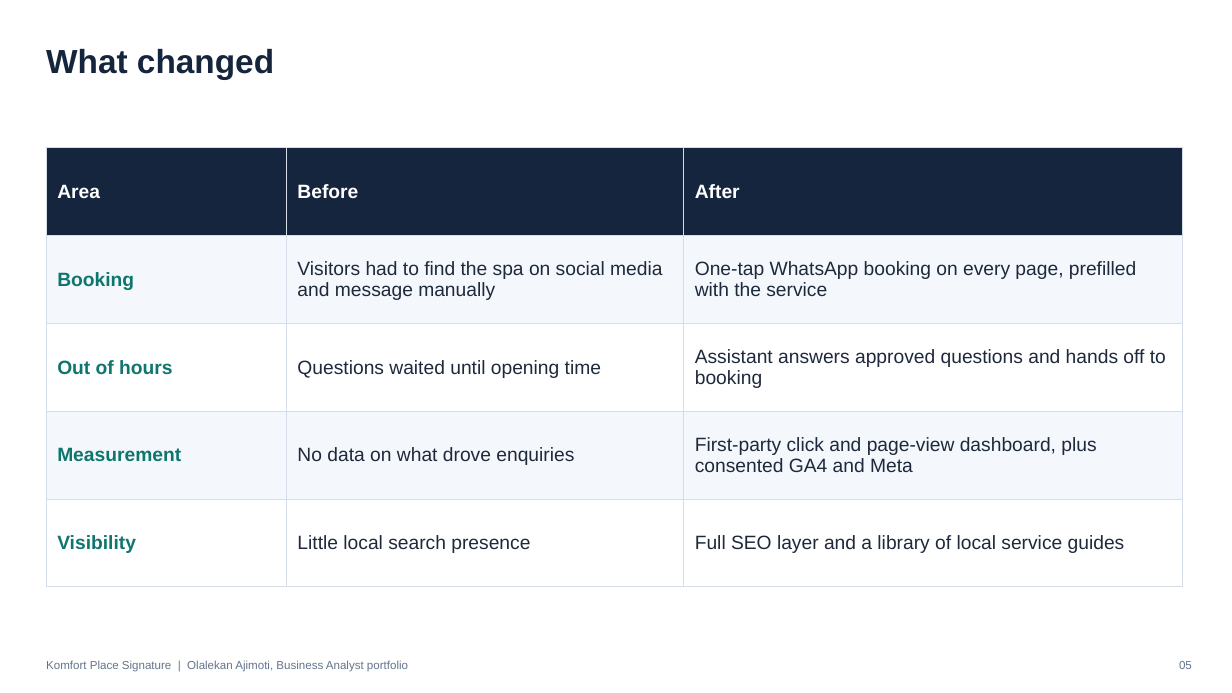
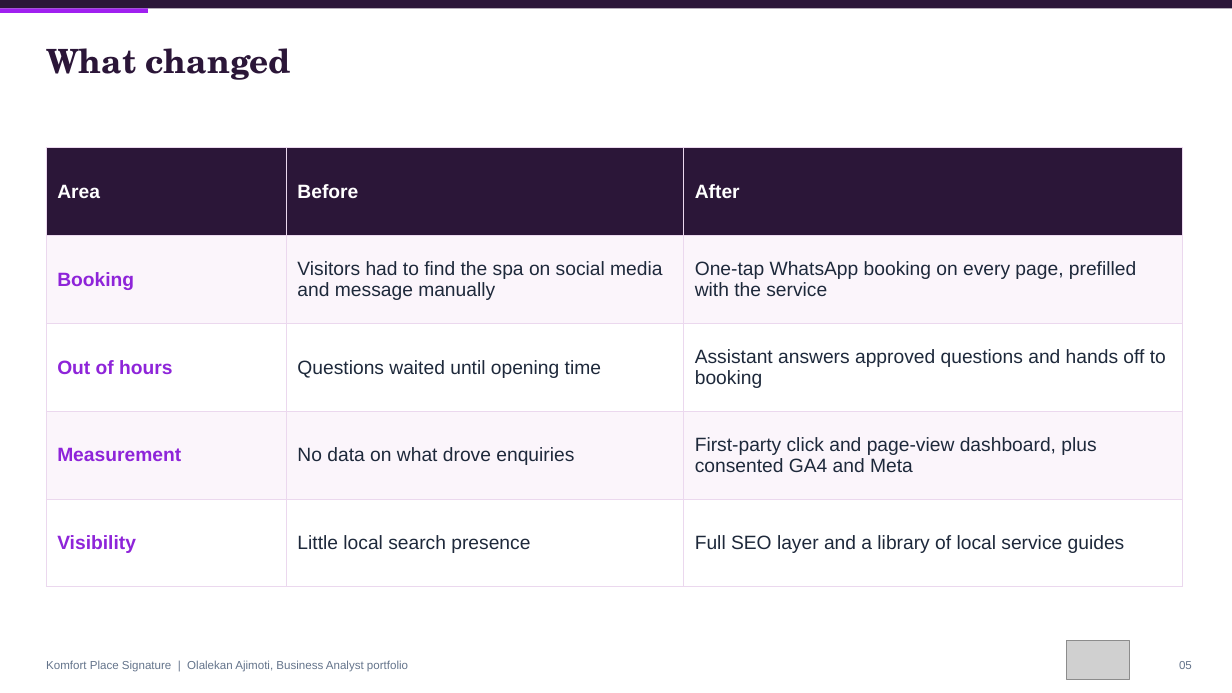
Before and after one commit to olalekanajimoti/business-analyst-portfolio, a slide deck: slide 5 of 01-delivered-case-studies/komfort-place-signature-digital-growth/Deck/Executive_Deck.pptx. Drawn at 1232x693 pixels with LibreOffice and Linux fonts; fonts in the diff are those of the drawing; grey boxes stand for pictures. Boxes give left, top, right and bottom in pixels: in the first picture for what was removed or moved away, otherwise in the second. Text is boxed around its words. In the diff, an @@ line names an element or a change of style, - is before the commit and + after.

```diff
--- a/01-delivered-case-studies/komfort-place-signature-digital-growth/Deck/Executive_Deck.pptx
+++ b/01-delivered-case-studies/komfort-place-signature-digital-growth/Deck/Executive_Deck.pptx
@@ rectangle added at (x1=0, y1=0, x2=1232, y2=8), fill #2B1638 @@
@@ rectangle added at (x1=0, y1=8, x2=148, y2=13), fill #A020F0 @@
@@ text "What changed" at (x1=46, y1=48, x2=291, y2=80): font Arial to TeX Gyre Schola, text colour #15253D to #2B1638 @@
@@ table at (x1=46, y1=148, x2=1183, y2=557) @@
@@ fill #15253D to #2B1638 in row 1 @@
@@ fill #F4F7FB to #FBF5FB in 6 cells @@
@@ text colour #0F766E to #8E24D9 in "Booking", "Out of hours", "Measurement", "Visibility" @@
@@ borders changed @@
@@ picture added at (x1=1067, y1=640, x2=1129, y2=679) @@
```
Also in this commit, not shown: 6 other slides changed, 9 other files.
